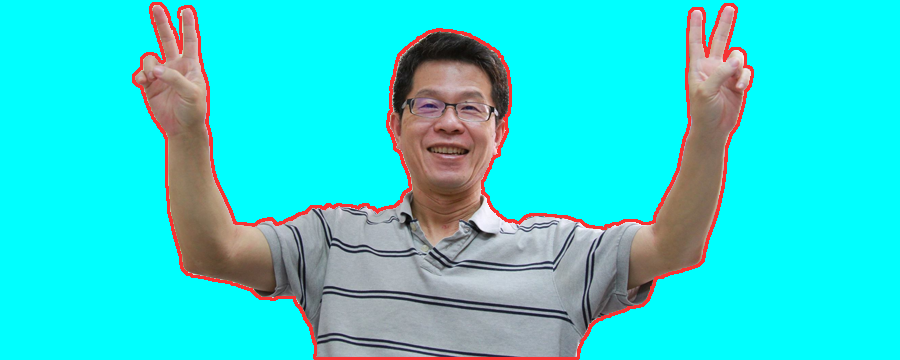
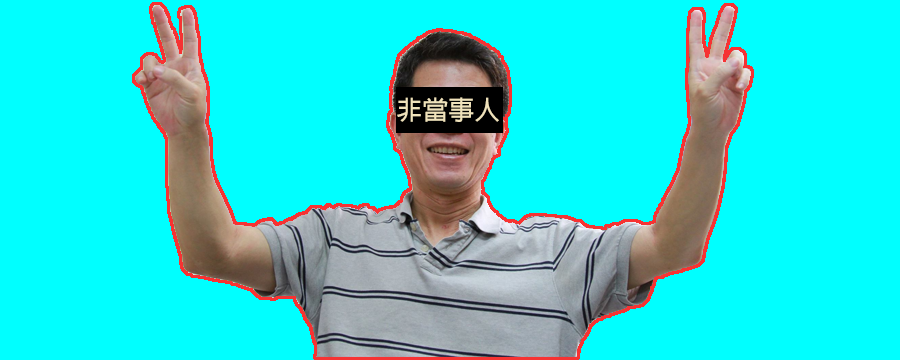
Before/after of a w=900, h=360 layered artwork. What changed in the layer stack:
added layer "非當事人" above "圖層 3" over [397, 97, 499, 122]
added layer "圖層 3" above "圖層 2" over [396, 87, 503, 133]
